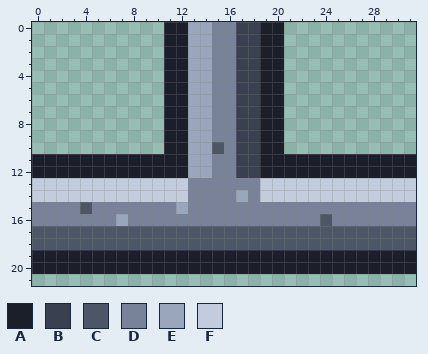
Two states of a pixel-art file, tiles/wall_tee_s.aseprite. The picture above is the old version.
32x32 pixels, 1 frame. Shown: x 0..31, y 0..21.
Palette (. is transparent): A #1b1f2a  B #39404f  C #4c5666  D #78839a  E #9aa6bc  F #c3ccdc
Now the later version:
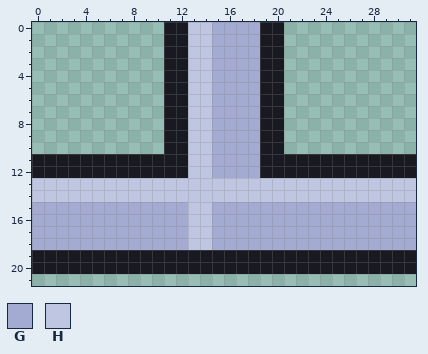
Colours new in this view: G #a3abd2  H #bfc6e2
The exact change:
@@ palette @@
-A #1b1f2a
+A #191922
--- layers "ink", "flat"
@@ x 0..31 @@
- 0 ...........AAEEDDBBAA...........
- 1 ...........AAEEDDBBAA...........
- 2 ...........AAEEDDBBAA...........
- 3 ...........AAEEDDBBAA...........
- 4 ...........AAEEDDBBAA...........
- 5 ...........AAEEDDBBAA...........
- 6 ...........AAEEDDBBAA...........
- 7 ...........AAEEDDBBAA...........
- 8 ...........AAEEDDBBAA...........
- 9 ...........AAEEDDBBAA...........
-10 ...........AAEECDBBAA...........
-11 AAAAAAAAAAAAAEEDDBBAAAAAAAAAAAAA
-12 AAAAAAAAAAAAAEEDDBBAAAAAAAAAAAAA
-13 FFFFFFFFFFFFFDDDDDDFFFFFFFFFFFFF
-14 FFFFFFFFFFFFFDDDDEDFFFFFFFFFFFFF
-15 DDDDCDDDDDDDEDDDDDDDDDDDDDDDDDDD
-16 DDDDDDDEDDDDDDDDDDDDDDDDCDDDDDDD
-17 CCCCCCCCCCCCCCCCCCCCCCCCCCCCCCCC
-18 CCCCCCCCCCCCCCCCCCCCCCCCCCCCCCCC
+ 0 ...........AAHHGGGGAA...........
+ 1 ...........AAHHGGGGAA...........
+ 2 ...........AAHHGGGGAA...........
+ 3 ...........AAHHGGGGAA...........
+ 4 ...........AAHHGGGGAA...........
+ 5 ...........AAHHGGGGAA...........
+ 6 ...........AAHHGGGGAA...........
+ 7 ...........AAHHGGGGAA...........
+ 8 ...........AAHHGGGGAA...........
+ 9 ...........AAHHGGGGAA...........
+10 ...........AAHHGGGGAA...........
+11 AAAAAAAAAAAAAHHGGGGAAAAAAAAAAAAA
+12 AAAAAAAAAAAAAHHGGGGAAAAAAAAAAAAA
+13 HHHHHHHHHHHHHHHHHHHHHHHHHHHHHHHH
+14 HHHHHHHHHHHHHHHHHHHHHHHHHHHHHHHH
+15 GGGGGGGGGGGGGHHGGGGGGGGGGGGGGGGG
+16 GGGGGGGGGGGGGHHGGGGGGGGGGGGGGGGG
+17 GGGGGGGGGGGGGHHGGGGGGGGGGGGGGGGG
+18 GGGGGGGGGGGGGHHGGGGGGGGGGGGGGGGG
 19 AAAAAAAAAAAAAAAAAAAAAAAAAAAAAAAA
Changed places in both pictures, as pixel boxes (x1, y1, x2, y2):
changed: (32, 22, 416, 274)
